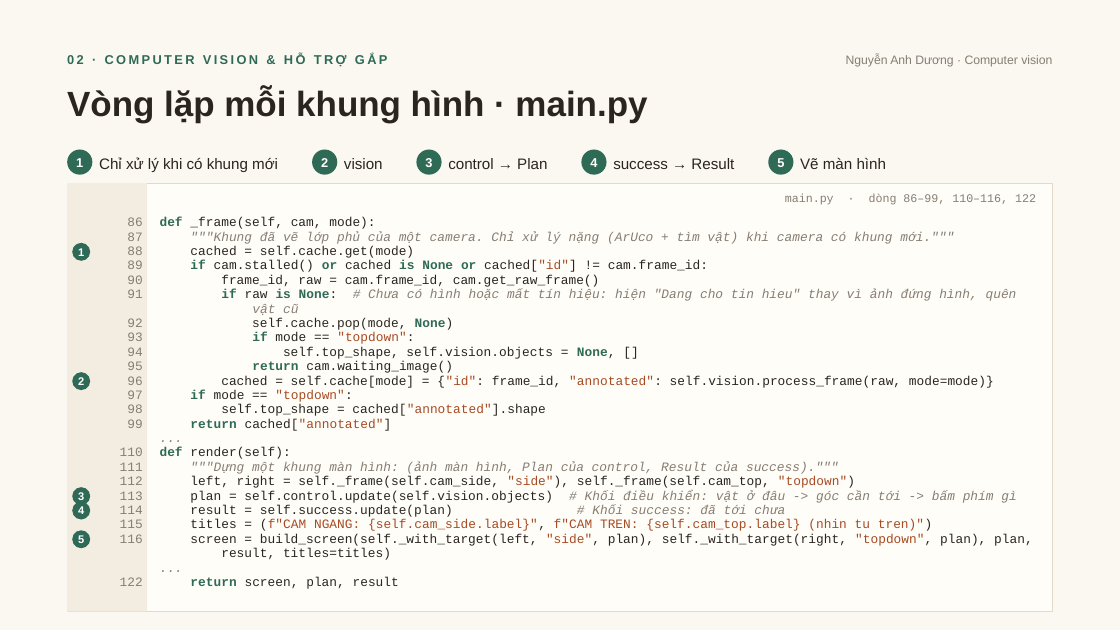
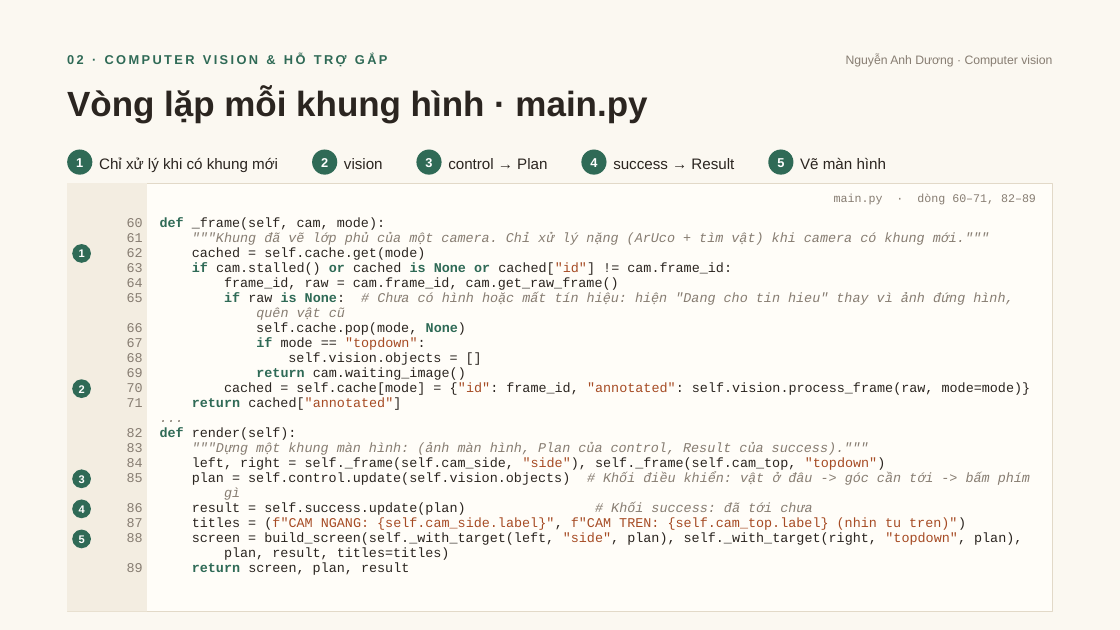
Before and after one commit to DuongNAD/Project_IoT, a slide deck: slide 3 of slides/Phan2_LuongDuLieu_Code.pptx. Drawn at 1120x630 pixels with LibreOffice and Linux fonts; fonts in the diff are those of the drawing. Boxes give left, top, right and bottom in pixels: in the first picture for what was removed or moved away, otherwise in the second. Text is boxed around its words. In the diff, an @@ line names an element or a change of style, - is before the commit and + after.

```diff
--- a/slides/Phan2_LuongDuLieu_Code.pptx
+++ b/slides/Phan2_LuongDuLieu_Code.pptx
@@ text at box(834, 194, 1036, 205): text changed @@
-main.py · dòng 86–99, 110–116, 122
+main.py · dòng 60–71, 82–89
@@ text at box(127, 218, 143, 482): paragraphs added @@
+60
+61
+62
+63
+64
+65
+66
+67
+68
+69
+70
+71
+82
+83
+84
+85
@@ text at box(160, 217, 1031, 575): size 11 to 11.5 pt in "def _frame(self, cam, mode):", """"Khung đã vẽ lớp phủ của một ...", "cached = self.cache.get(mode)", "if cam.stalled() or cached is None or ..." and 13 more places; line spacing 12.3pt to 12.9pt @@
@@ text at box(120, 275, 143, 586): paragraphs removed @@
-90
-91
-92
-93
-94
-95
-96
-97
-98
-99
-110
-111
-112
-113
-114
-115
-116
-122
@@ text at box(224, 292, 1013, 320): text changed; size 11 to 11.5 pt @@
-if raw is None: # Chưa có hình hoặc mất tín hiệu: hiện "Dang cho tin hieu" thay vì ảnh đứng hình, quên
-vật cũ
+if raw is None: # Chưa có hình hoặc mất tín hiệu: hiện "Dang cho tin hieu" thay vì ảnh đứng hình,
+quên vật cũ
@@ text at box(288, 352, 441, 365): text changed; size 11 to 11.5 pt @@
-self.top_shape, self.vision.objects = None, []
+self.vision.objects = []
@@ ellipse "2": place and size @@
-ellipse "2" at box(72, 372, 90, 390)
+ellipse "2" at box(72, 380, 91, 398)
@@ text at box(190, 390, 545, 416): paragraphs removed @@
-if mode == "topdown":
-self.top_shape = cached["annotated"].shape
@@ ellipse "3": place and size @@
-ellipse "3" at box(72, 487, 90, 505)
+ellipse "3" at box(72, 470, 91, 488)
@@ text at box(192, 472, 1030, 500): text changed; size 11 to 11.5 pt @@
-plan = self.control.update(self.vision.objects) # Khối điều khiển: vật ở đâu -> góc cần tới -> bấm phím gì
+plan = self.control.update(self.vision.objects) # Khối điều khiển: vật ở đâu -> góc cần tới -> bấm phím
+gì
@@ text at box(127, 503, 143, 572): size 11 to 11.5 pt in "86", "87", "88", "89"; line spacing 12.3pt to 12.9pt @@
@@ text at box(192, 532, 1022, 560): text changed; size 11 to 11.5 pt @@
-screen = build_screen(self._with_target(left, "side", plan), self._with_target(right, "topdown", plan), plan,
-result, titles=titles)
-...
+screen = build_screen(self._with_target(left, "side", plan), self._with_target(right, "topdown", plan),
+plan, result, titles=titles)
```
Also in this commit, not shown: 1 slide added, 1 slide removed, 49 other files.
